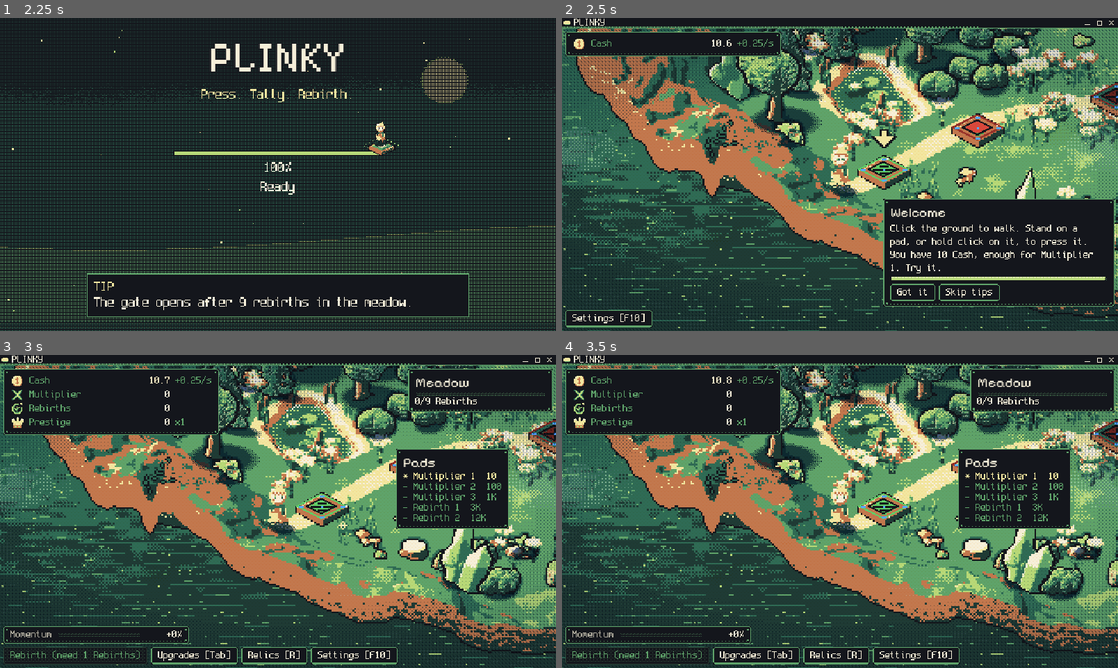
Above: before the commit, frames 1-4 (two rows, left to right).
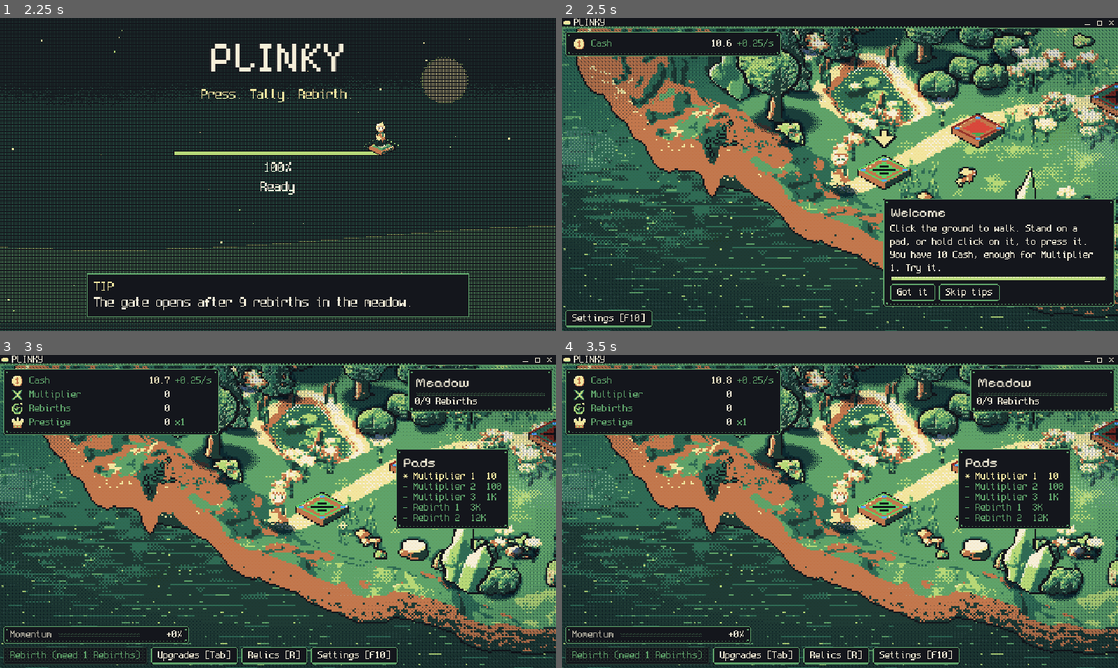
Above: after the commit, the same moments.

Repository: FreezingShock/Plinky
Game: Godot game, scene res://boot/boot.tscn
Same seed, same stepped clock (60 frames per second), same inputs: the game is played once before the commit and once after it.
Inputs (mouse positions are in pixels of both pictures, inside the frame that each line leads up to):
- Up to frame 1 (2.25 s): tap Enter (ui_accept) at 0.5, 0.77, 1.07 s; move the mouse to (400, 158) at 0.52 s; hold D 0.53-1.25 s; tap Space at 0.6 s; click (400, 158) at 0.67 s; drag from (166, 190) to (250, 237) at 1.27 s; move the mouse to (333, 105) at 2.02 s; hold D from 2.03 s (still down); tap 2 at 2.1 s
- Up to frame 2 (2.5 s): keep holding D
- Up to frame 3 (3 s): release D at 2.75 s; click "Skip tips" at 2.75 s
- Up to frame 4 (3.5 s): no input

Frame 1 is identical in both runs. In frame 2, 0.2% of the frame differs, in the area x 55-100%, y 22-51%; in frame 3, 0.1%; in frame 4, 0.1%.
Error after the commit: Trying to assign an array of type "Array" to a variable of type "Array[Vector2i]". (res://world/texel_pad.gd:267)

Commit message:
Pads: tick and X shape cue for buy state
Co-Authored-By: Claude Sonnet 5.5 <noreply@anthropic.com>
Claude-Session: https://claude.ai/code/session_01Pmx9dTPz6cri7VWy3YYTZV

Diff:
--- a/world/texel_pad.gd
+++ b/world/texel_pad.gd
@@ -263,7 +263,11 @@
 	# Stat colour: a gem on each corner of the plate plus a centre pip.
 	for g: Vector2i in [Vector2i(-hx + 2, 0), Vector2i(hx - 2, 0), Vector2i(0, -hy + 1), Vector2i(0, hy - 1)]:
 		draw_rect(Rect2(g.x - 1, top + g.y, 3 if g.y == 0 else 3, 1), stat_color)
-	draw_rect(Rect2(0, top, 1, 1), stat_color)
+	# Shape cue for colour-blind players: a tick when buyable, an X when not.
+	var glyph: Array[Vector2i] = [Vector2i(-2, 0), Vector2i(-1, 1), Vector2i(0, 0), Vector2i(1, -1), Vector2i(2, -2)] \
+		if st == PadState.READY else [Vector2i(-1, -1), Vector2i(1, -1), Vector2i(0, 0), Vector2i(-1, 1), Vector2i(1, 1)]
+	for q: Vector2i in glyph:
+		draw_rect(Rect2(q.x, top + q.y, 1, 1), ink)
 	draw_polyline(_diamond_at(0.6, top), ink, 1.0)
 	if standing:
 		draw_polyline(_diamond_at(0.38, top), palette[7], 1.0)
Not shown, changed: docs/decisions.md
